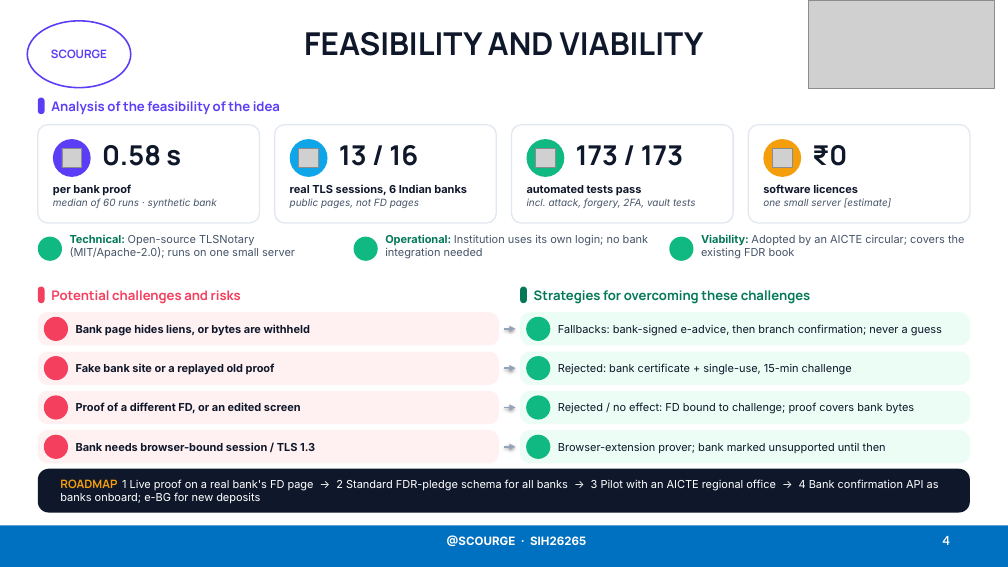
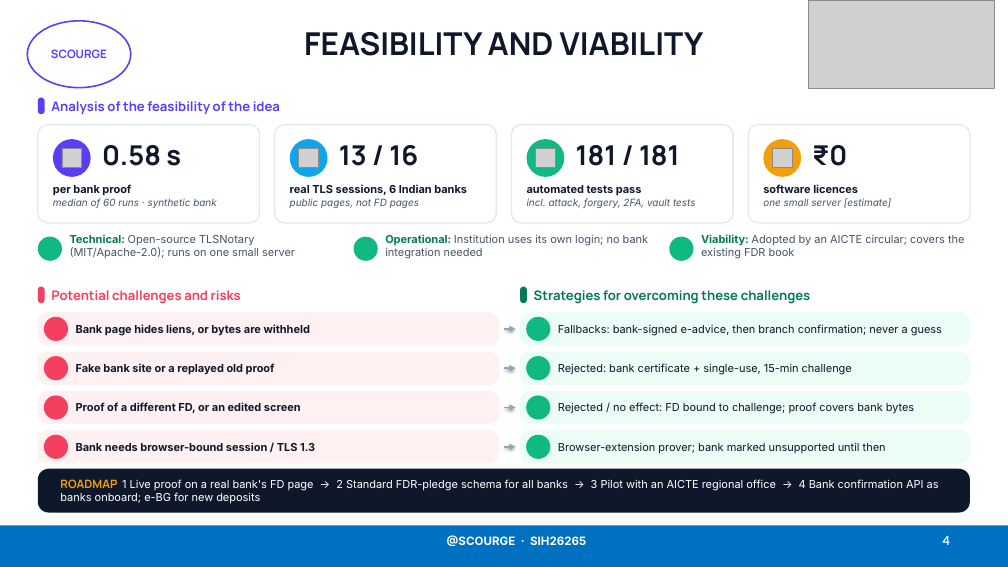
Before and after one commit to Lakki007/Arnavax-Scourge-SIH26265, a slide deck: slide 4 of docs/ppt/Scourge_SIH26265_Idea.pptx. Drawn at 1008x567 pixels with LibreOffice and Linux fonts; fonts in the diff are those of the drawing; grey boxes stand for pictures; background and template pictures are left out. Boxes give left, top, right and bottom in pixels: in the first picture for what was removed or moved away, otherwise in the second. Text is boxed around its words. In the diff, an @@ line names an element or a change of style, - is before the commit and + after.

```diff
--- a/docs/ppt/Scourge_SIH26265_Idea.pptx
+++ b/docs/ppt/Scourge_SIH26265_Idea.pptx
@@ text at <box>576,145,680,166</box>: text changed @@
-173 / 173
+181 / 181
```
Also in this commit, not shown: 3 other slides changed, 12 other files.
